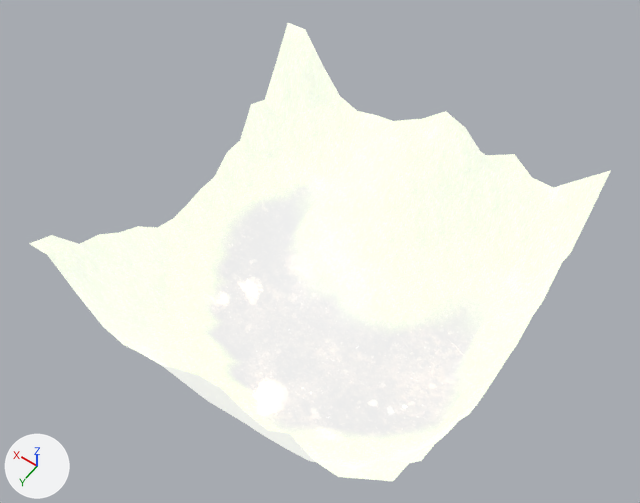
Renders of the COLLADA model wild_visual_navigation_jackal/Media/models/outdoor.dae from each side of a commit.
The view is the same before and after, from a camera (50 mm lens) standing at (-23.8, 34.5, 61.3) and looking at (1.0, -0.2, 6.8). Arrows for +X, +Y and +Z are at lower left; the lights stay in place. Where no turn or scale is listed for an object, it has been applied to the vertices.
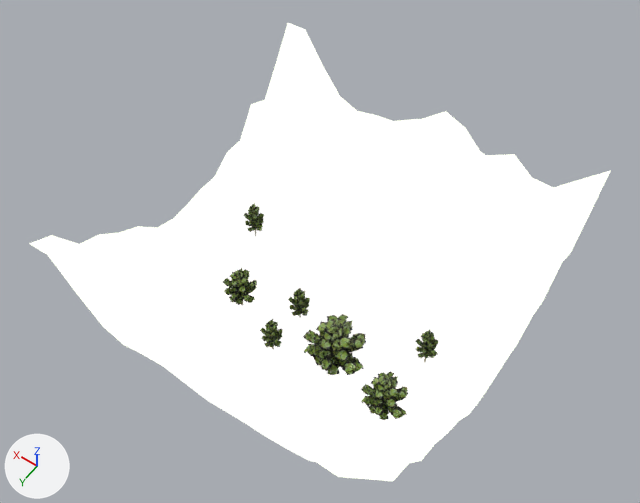
Boxes (x1, y1, x2, y2) around the edits, measured in the pictures (640 x 503 px):
'Plane', recoloured: (29, 23, 611, 481) in both
'node.003', added (green): after (303, 314, 366, 375)
'node.004', added (green): after (361, 372, 408, 420)
'node.006', added (green): after (223, 268, 257, 305)
    faces in mat_material0_002 (picture img_leaves_png): (223, 268, 257, 305)
'node.005', added (green): after (415, 330, 438, 362)
    faces in mat_material0_002 (picture img_leaves_png): (415, 330, 438, 358)
'node.008', added (green): after (260, 319, 283, 350)
    faces in mat_material0_002 (picture img_leaves_png): (260, 319, 283, 347)
'node.001', added: after (288, 287, 310, 318)
    faces in mat_material0_002 (picture img_leaves_png): (288, 287, 310, 316)
'node.007', added: after (243, 203, 264, 236)
    faces in mat_material0_002 (picture img_leaves_png): (243, 203, 264, 232)

What the commit changed:
Picture 'leaves.png' (img_leaves_png) is new.
Picture 'bark.jpg' (img_bark_jpg) is new.
In material 'Terrain.001' (mat_terrain_001), emission_color is no longer (0.8, 0.8, 0.8), white #e7e7e7.
Material 'material0.002' (mat_material0_002) is new.
Its texture is img_leaves_png.
Material 'material0.001' (mat_material0_001) is new.
Its texture is img_bark_jpg.
Mesh me_shape0_001 is new.
It has 3314 vertices, 2410 faces and spans x -0.97..0.96, y -1.05..0.77, z 0.0..4.49.
Faces by material slot: [1064, 1346].
It uses material mat_material0_001 (picture img_bark_jpg).
It uses material mat_material0_002 (picture img_leaves_png).
Mesh me_shape0_003 is new.
It has 3314 vertices, 2410 faces and spans x -2.73..2.69, y -2.93..2.15, z 0.0..4.49.
Faces by material slot: [1064, 1346].
It uses material mat_material0_001 (picture img_bark_jpg).
It uses material mat_material0_002 (picture img_leaves_png).
Mesh me_shape0_004 is new.
It has 3314 vertices, 2410 faces and spans x -1.95..1.92, y -2.09..1.53, z 0.0..4.49.
Faces by material slot: [1064, 1346].
It uses material mat_material0_001 (picture img_bark_jpg).
It uses material mat_material0_002 (picture img_leaves_png).
Mesh me_shape0_006 is new.
It has 3314 vertices, 2410 faces and spans x -1.56..1.54, y -1.67..1.23, z 0.0..4.49.
Faces by material slot: [1064, 1346].
It uses material mat_material0_001 (picture img_bark_jpg).
It uses material mat_material0_002 (picture img_leaves_png).
Object 'node.001' (ob_node_001) is new; it shows me_shape0_001.
Its location is (1.37, 2.17, -0.74).
Object 'node.003' (ob_node_003) is new; it shows me_shape0_003.
Its location is (-3.52, 4.11, -0.47).
Object 'node.004' (ob_node_004) is new; it shows me_shape0_004.
Its location is (-9.05, 5.5, -0.52).
Object 'node.005' (ob_node_005) is new; it shows a copy of me_shape0_001.
Its location is (-9.23, -0.23, -0.42).
Object 'node.006' (ob_node_006) is new; it shows me_shape0_006.
Its location is (6.11, 3.9, -0.51).
Object 'node.007' (ob_node_007) is new; it shows a copy of me_shape0_001.
Its location is (9.73, -2.55, -0.46).
Object 'node.008' (ob_node_008) is new; it shows a copy of me_shape0_001.
Its location is (1.34, 5.87, -0.71).
